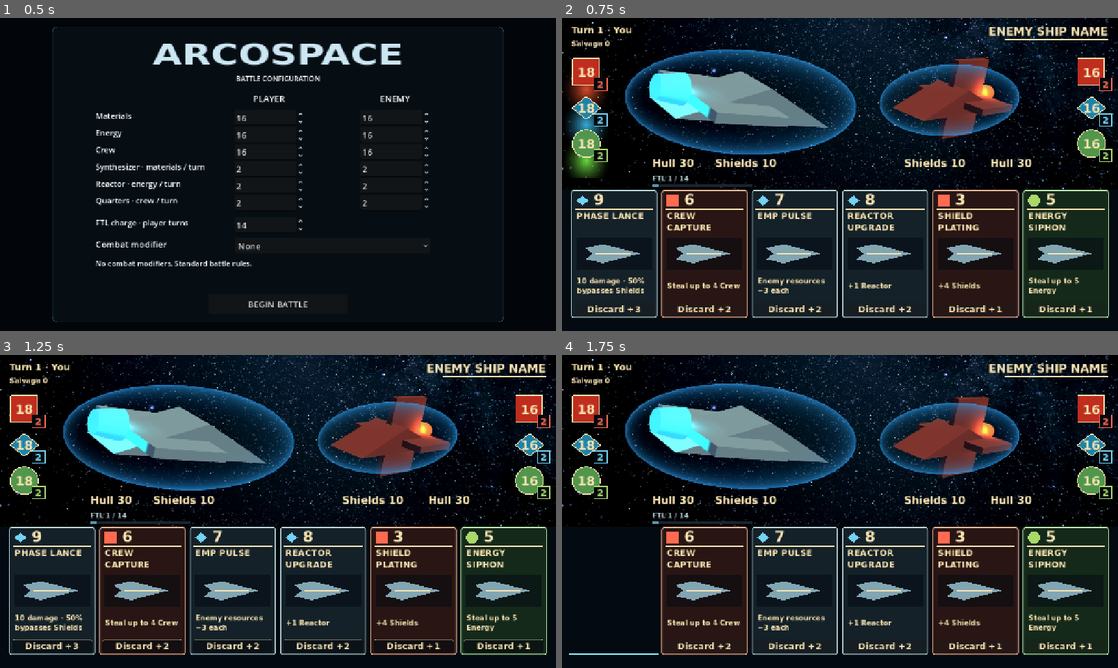
Above: before the commit, frames 1-4 (two rows, left to right).
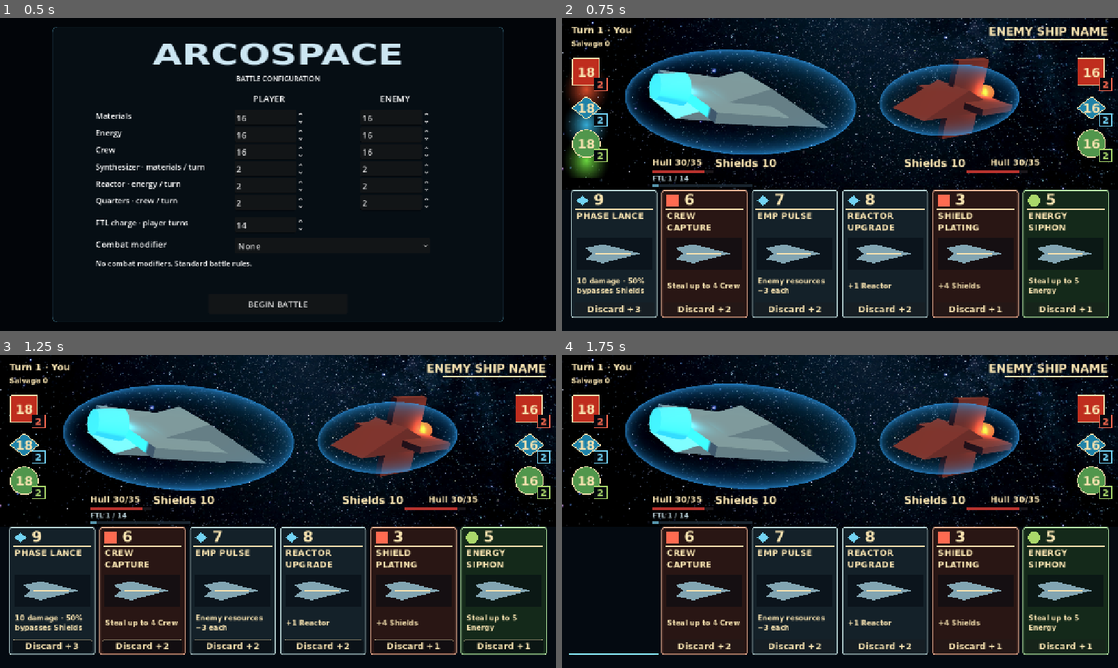
Above: after the commit, the same moments.

Repository: RPGMaster2000/arcospace
Game: Godot game, scene res://scenes/battle_setup.tscn
The game is run twice, just before and just after one commit, with the same random seed, the same clock (stepped at 60 frames per second) and the same inputs.
Inputs:
- Up to frame 1 (0.5 s): no input
- Up to frame 2 (0.75 s): click "BEGIN BATTLE" at 0.5 s
- Up to frame 3 (1.25 s): no input
- Up to frame 4 (1.75 s): click "Discard +3" at 1.25 s

Frame 1 is identical in both runs. In frame 2, 0.5% of the frame differs, in the area x 16-86%, y 45-50%; in frame 3, 0.5%; in frame 4, 0.5%.

Commit message:
Add configurable hull capacity and temporary ablative plating

Diff:
--- a/scenes/board.tscn
+++ b/scenes/board.tscn
@@ -20,6 +20,8 @@
 [ext_resource type="Resource" path="res://cards/20_torpedo_salvo.tres" id="preview_5"]
 [ext_resource type="PackedScene" path="res://scenes/match_result.tscn" id="Result"]
 
+[ext_resource type="Script" path="res://scripts/hull_bar.gd" id="HullBar"]
+
 [sub_resource type="SystemFont" id="BoldFont"]
 font_names = PackedStringArray("DejaVu Sans", "Arial")
 font_weight = 700
@@ -656,7 +658,7 @@
 offset_top = -400.0
 offset_right = -292.0
 offset_bottom = -362.0
-theme_override_font_sizes/font_size = 24
+theme_override_font_sizes/font_size = 20
 text = "Hull 30"
 
 [node name="PlayerShieldsLabel" type="Label" parent="." unique_id=86968435]
@@ -695,7 +697,7 @@
 offset_top = -400.0
 offset_right = 516.0
 offset_bottom = -362.0
-theme_override_font_sizes/font_size = 24
+theme_override_font_sizes/font_size = 20
 text = "Hull 30"
 
 [node name="HandRule" type="Line2D" parent="." unique_id=187637948]
@@ -1064,3 +1066,27 @@
 mouse_filter = 2
 theme_override_font_sizes/font_size = 16
 text = "Salvage 0"
+
+[node name="PlayerHullBar" type="Control" parent="."]
+anchor_left = 0.5
+anchor_right = 0.5
+anchor_top = 1.0
+anchor_bottom = 1.0
+offset_left = -432.0
+offset_right = -292.0
+offset_top = -370.0
+offset_bottom = -362.0
+mouse_filter = 2
+script = ExtResource("HullBar")
+
+[node name="EnemyHullBar" type="Control" parent="."]
+anchor_left = 0.5
+anchor_right = 0.5
+anchor_top = 1.0
+anchor_bottom = 1.0
+offset_left = 292.0
+offset_right = 432.0
+offset_top = -370.0
+offset_bottom = -362.0
+mouse_filter = 2
+script = ExtResource("HullBar")
--- a/scripts/board.gd
+++ b/scripts/board.gd
@@ -13,6 +13,9 @@
 	NodePath("EnergyCellCard"), NodePath("QuartersUpgradeCard"), NodePath("TorpedoSalvoCard")]
 ## TUNE: Amount required in EACH of the three resources for resource victory.
 @export_range(1, 1000, 1) var resource_goal: int = 100
+## TUNE in Board3D Inspector: permanent capacity for each ship; excess is temporary plating.
+@export_range(1, 1000, 1) var player_hull_capacity: int = 35
+@export_range(1, 1000, 1) var enemy_hull_capacity: int = 35
 var current_actor: String = "player"
 var turn_number: int = 1
 var winner: String = ""
@@ -123,7 +126,7 @@
 			if setup_settings.has(setting):
 				set(setting, int(setup_settings[setting]))
 	if continuation_hull >= 0:
-		player_hull = continuation_hull
+		player_hull = mini(continuation_hull, player_hull_capacity)
 	starting_player_hull = player_hull
 	for key in MatchRules.RESOURCES:
 		set("player_" + key, get("player_" + key) + pending_resource_bonus)
@@ -200,7 +203,7 @@
 			_write_state("player", player)
 			_write_state("enemy", enemy)
 			player_hull_damage_taken += maxi(0, int(before.player.hull) - player_hull)
-			_damage_ftl(maxi(0, int(before.player.hull) - player_hull))
+			_damage_ftl(permanent_damage(int(before.player.hull), player_hull, player_hull_capacity))
 			asteroid_event = true
 		$ModifierDisplay.announce(announcement)
 		if event_due:
@@ -296,7 +299,11 @@
 	_write_state(other, target)
 	if not discard:
 		player_hull_damage_taken += int(modifier.last_hull_damage.actor if side == "player" else modifier.last_hull_damage.target)
-	_damage_ftl(maxi(0, int(before.player.hull) - player_hull))
+	if not discard:
+		var key: String = "actor" if side == "player" else "target"
+		var report: Dictionary = modifier.last_hull_damage
+		var attack_before: int = int(report.get(key + "_before", player_hull))
+		_damage_ftl(permanent_damage(attack_before, attack_before - int(report.get(key, 0)), player_hull_capacity))
 	active_hand.replace_card(slot)
 	extra_action_requested = not discard and card.play_again
 	var who: String = "You" if side == "player" else "Enemy"
@@ -383,8 +390,8 @@
 	$MatchResult/Panel/BattlesWon.text = "%d BATTLES WON" % battles_won
 	$MatchResult/Panel/Rewards.visible = winner == "player"
 	$MatchResult/Panel/Repair.visible = winner == "player"
-	$MatchResult/Panel/Repair.disabled = salvage <= 0 or player_hull >= SALVAGE_REPAIR_CAP or resolving_card or battle_effects.busy
-	$MatchResult/Panel/Repair.text = "Spend %d Salvage · Repair to %d Hull" % [salvage, mini(SALVAGE_REPAIR_CAP, player_hull + salvage * HULL_PER_SALVAGE)] if player_hull < SALVAGE_REPAIR_CAP else "Hull %d · No repair needed" % player_hull
+	$MatchResult/Panel/Repair.disabled = salvage <= 0 or player_hull >= mini(SALVAGE_REPAIR_CAP, player_hull_capacity) or resolving_card or battle_effects.busy
+	$MatchResult/Panel/Repair.text = "Spend %d Salvage · Repair to %d Hull" % [salvage, mini(mini(SALVAGE_REPAIR_CAP, player_hull_capacity), player_hull + salvage * HULL_PER_SALVAGE)] if player_hull < mini(SALVAGE_REPAIR_CAP, player_hull_capacity) else "Hull %d · No repair needed" % player_hull
 	$ModifierDisplay.refresh(modifier, turn_number)
 	var ftl_status: String = "FTL %d / %d" % [ftl.charge, ftl.charge_target]
 	if ftl.disabled_turns > 0:
@@ -417,9 +424,11 @@
 		$TurnLabel.text = "Turn %d · %s" % [turn_number, "You" if current_actor == "player" else "Enemy"]
 	else:
 		$TurnLabel.text = "DRAW" if winner == "draw" else ("YOU WIN" if winner == "player" else "ENEMY WINS")
-	player_hull_label.text = "Hull %d" % player_hull
+	player_hull_label.text = "Hull %d/%d" % [mini(player_hull, player_hull_capacity), player_hull_capacity]
+	$PlayerHullBar.update_hull(player_hull, player_hull_capacity)
 	player_shields_label.text = "Shields OFF" if modifier.shields_disabled() else "Shields %d" % player_shields
-	enemy_hull_label.text = "Hull %d" % enemy_hull
+	enemy_hull_label.text = "Hull %d/%d" % [mini(enemy_hull, enemy_hull_capacity), enemy_hull_capacity]
+	$EnemyHullBar.update_hull(enemy_hull, enemy_hull_capacity)
 	enemy_shields_label.text = "Shields OFF" if modifier.shields_disabled() else "Shields %d" % enemy_shields
 	battle_effects.set_number(player_materials_label, player_materials)
 	player_synthesizer_label.text = str(player_synthesizer)
@@ -464,7 +473,9 @@
 	var fresh = load(scene_file_path).instantiate()
 	fresh.setup_settings = setup_settings.duplicate(true)
 	fresh.setup_settings.modifier = next_modifier
-	fresh.continuation_hull = player_hull
+	fresh.player_hull_capacity = player_hull_capacity
+	fresh.enemy_hull_capacity = enemy_hull_capacity
+	fresh.continuation_hull = mini(player_hull, player_hull_capacity)
 	fresh.encounter_number = encounter_number + 1
 	fresh.salvage = salvage
 	fresh.battles_won = battles_won
@@ -507,10 +518,13 @@
 			salvage += DESTRUCTION_SALVAGE
 
 func _repair_with_salvage() -> void:
-	if winner != "player" or salvage <= 0 or player_hull >= SALVAGE_REPAIR_CAP or resolving_card or battle_effects.busy:
+	if winner != "player" or salvage <= 0 or player_hull >= mini(SALVAGE_REPAIR_CAP, player_hull_capacity) or resolving_card or battle_effects.busy:
 		return
 	_record_result()
 	# Spend the full balance in one action; excess beyond the cap is discarded.
-	player_hull = mini(SALVAGE_REPAIR_CAP, player_hull + salvage * HULL_PER_SALVAGE)
+	player_hull = mini(mini(SALVAGE_REPAIR_CAP, player_hull_capacity), player_hull + salvage * HULL_PER_SALVAGE)
 	salvage = 0
 	refresh_display()
+
+static func permanent_damage(before: int, after: int, capacity: int) -> int:
+	return maxi(0, mini(before, capacity) - mini(after, capacity))
--- a/scripts/board_3d.gd
+++ b/scripts/board_3d.gd
@@ -4,8 +4,8 @@
 # All card rules, input and turn handling are inherited unchanged.
 func refresh_display() -> void:
 	super.refresh_display()
-	$BattleView/Viewport/Battlefield/PlayerShip.set_hull_strength(player_hull)
-	$BattleView/Viewport/Battlefield/EnemyShip.set_hull_strength(enemy_hull)
+	$BattleView/Viewport/Battlefield/PlayerShip.set_hull_strength(mini(player_hull, player_hull_capacity))
+	$BattleView/Viewport/Battlefield/EnemyShip.set_hull_strength(mini(enemy_hull, enemy_hull_capacity))
 	$BattleView/Viewport/Battlefield/PlayerShip.set_shield_strength(0 if modifier.shields_disabled() else player_shields)
 	$BattleView/Viewport/Battlefield/EnemyShip.set_shield_strength(0 if modifier.shields_disabled() else enemy_shields)
 
--- a/scripts/card_effects.gd
+++ b/scripts/card_effects.gd
@@ -58,6 +58,7 @@
 	var direct: int = int(floor(damage * float(effects.get("pierce", 0.0))))
 	var blocked: int = mini(enemy.shields, damage - direct)
 	enemy.shields -= blocked
+	damage_report.target_before = enemy.hull
 	damage_report.target = mini(enemy.hull, maxi(0, damage - blocked))
 	enemy.hull = maxi(0, enemy.hull - damage + blocked)
 	for key in RESOURCES:
@@ -71,6 +72,7 @@
 		for key in PRODUCTION:
 			enemy[key] = maxi(1, enemy[key] - int(effects.sabotage))
 	# Self damage is direct hull loss for either acting ship; shields cannot absorb it.
+	damage_report.actor_before = actor.hull
 	damage_report.actor = mini(actor.hull, maxi(0, int(effects.get("self_damage", 0))))
 	actor.hull = maxi(0, actor.hull - int(effects.get("self_damage", 0)))
 	return true
--- /dev/null
+++ b/scripts/hull_bar.gd
@@ -0,0 +1,32 @@
+@tool
+extends Control
+# RESPONSIBILITY: Draw permanent hull and excess plating from one Hull value.
+## TUNE: Bar colors; capacity marker separates red hull from metallic amber plating.
+@export var hull_color: Color = Color(0.72, 0.20, 0.18)
+@export var plating_color: Color = Color(0.78, 0.57, 0.28)
+var hull: int = 30
+var capacity: int = 35
+func update_hull(value: int, limit: int) -> void:
+	hull = value
+	capacity = maxi(1, limit)
+	$Plating.text = "+%d Ablative Plating" % maxi(0, hull - capacity) if hull > capacity else ""
+	tooltip_text = "Permanent Hull: %d/%d · Ablative Plating: %d" % [mini(hull,capacity), capacity, maxi(0,hull-capacity)]
+	queue_redraw()
+func _ready() -> void:
+	var label = Label.new()
+	label.name = "Plating"
+	label.position = Vector2(0,-54)
+	label.add_theme_font_size_override("font_size",14)
+	label.add_theme_color_override("font_color",plating_color)
+	label.mouse_filter = Control.MOUSE_FILTER_IGNORE
+	add_child(label)
+	update_hull(hull,capacity)
+func _draw() -> void:
+	var total: float = float(maxi(capacity,hull))
+	var boundary: float = size.x * capacity / total
+	draw_rect(Rect2(Vector2.ZERO,size),Color(0.12,0.10,0.12,0.85))
+	draw_rect(Rect2(0,0,size.x * mini(hull,capacity)/total,size.y),hull_color)
+	if hull > capacity:
+		draw_rect(Rect2(boundary,0,size.x-boundary,size.y),plating_color)
+		draw_line(Vector2(boundary,1),Vector2(size.x,1),plating_color.lightened(0.3),1.0)
+	draw_line(Vector2(boundary,0),Vector2(boundary,size.y),Color(0.95,0.85,0.65),1.0)
--- /dev/null
+++ b/tests/hull_capacity_test.gd
@@ -0,0 +1,58 @@
+extends SceneTree
+const Effects = preload("res://scripts/card_effects.gd")
+const Data = preload("res://scripts/card_data.gd")
+var failures: int = 0
+func check(ok: bool, message: String) -> void:
+	if not ok:
+		failures += 1
+		push_error(message)
+func state(hull: int, shield: int) -> Dictionary:
+	return {"hull":hull,"shields":shield,"materials":100,"energy":100,"crew":100,"synthesizer":2,"reactor":2,"quarters":2}
+func card(effects: Dictionary):
+	var result = Data.new()
+	result.family = "materials"
+	result.cost = 0
+	result.effects = effects
+	return result
+func _initialize() -> void:
+	call_deferred("run")
+func run() -> void:
+	var target = state(30,10)
+	Effects.play(card({"hull":20}),target,state(30,10))
+	check(target.hull == 50, "Repairs fill permanent hull then add unlimited plating")
+	Effects.play(card({"damage":12}),state(30,10),target)
+	check(target.shields == 0 and target.hull == 48, "Shield then plating damage")
+	Effects.play(card({"damage":18}),state(30,10),target)
+	check(target.hull == 30, "Remaining plating then permanent hull damage")
+	var board = load("res://scenes/board_3d.tscn").instantiate()
+	board.get_node("BattleEffects").enabled = false
+	root.add_child(board)
+	current_scene = board
+	check(board.player_hull_capacity == 35, "Starter capacity is 35")
+	check(board.permanent_damage(48,30,35) == 5 and board.permanent_damage(50,40,35) == 0, "FTL excludes consumed plating")
+	board.player_hull = 50
+	board.player_shields = 0
+	board._resolve_card("enemy",0,false,card({"damage":10}))
+	check(board.player_hull == 40 and board.ftl.disabled_turns == 0, "Plating-only hit never disrupts FTL")
+	board.ftl.rng.seed = 7
+	var sample: float = board.ftl.rng.randf()
+	board.ftl.rng.seed = 7
+	board._resolve_card("enemy",0,false,card({"damage":10}))
+	check(board.player_hull == 30 and (board.ftl.disabled_turns > 0) == (sample < board.ftl.failure_chance(5)), "Cross-boundary hit uses only five permanent hull damage for FTL")
+	board.player_hull = 40
+	board._resolve_card("player",0,false,card({"hull":100}))
+	check(board.player_hull == 140 and board.winner.is_empty(), "No plating cap and no hull victory")
+	board.player_hull = 50
+	board.player_hull_capacity = 45
+	board.enemy_hull = 0
+	board._check_winner()
+	board.refresh_display()
+	check(board.get_node("PlayerHullBar/Plating").text == "+5 Ablative Plating", "Bar identifies temporary excess at custom capacity")
+	board._continue_encounter()
+	await process_frame
+	board = current_scene
+	check(board.player_hull == 45 and board.player_hull_capacity == 45 and board.starting_player_hull == 45, "Capacity retained but plating removed on transition")
+	board.queue_free()
+	await process_frame
+	print("Hull capacity checks: %d failures" % failures)
+	quit(1 if failures else 0)
--- a/tests/victory_rewards_test.gd
+++ b/tests/victory_rewards_test.gd
@@ -30,7 +30,7 @@
 	board._continue_encounter()
 	await process_frame
 	board = current_scene
-	check(board.player_hull == 40 and board.starting_player_hull == 40, "Carried hull becomes new baseline")
+	check(board.player_hull == 35 and board.starting_player_hull == 35, "Carried hull becomes new baseline")
 	check(board.player_materials == 23 and board.player_energy == 23 and board.player_crew == 23, "Tactical adds five each before normal income")
 	check(board.player_shields == 20, "Strategic adds ten reset shields")
 	check(board.player_hull_damage_taken == 0, "Damage resets per encounter")
Not shown, added: docs/hull-capacity.md
